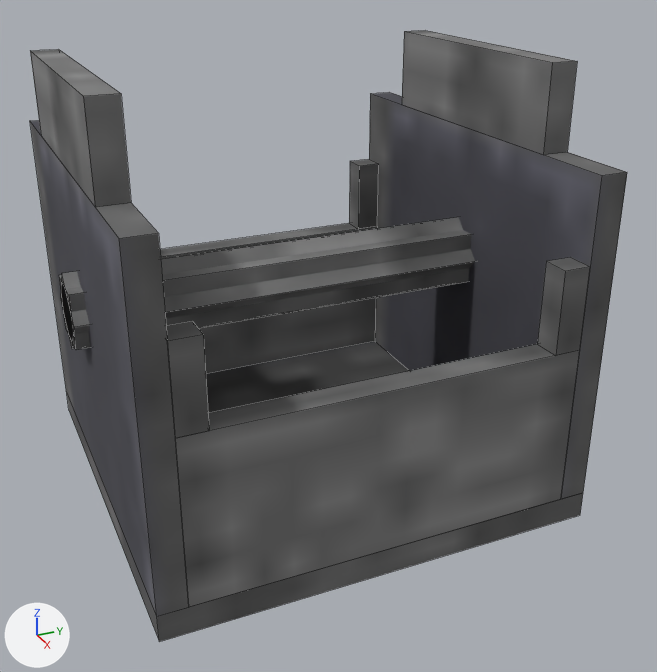
Before and after pictures for a commit that changed the OBJ model src/main/resources/assets/rotarycraft/models/legacy/shaft.obj.
Before and after are seen from a 50 mm lens placed at (2.367, -1.258, 1.263), pointed at (0.584, -0.456, 0.371). The lights are fixed; the arrows at lower left show +X, +Y and +Z. The picture after the commit comes second. Mesh edges are drawn as thin lines. Where no turn or scale is listed for an object, it has been applied to the vertices.

Names of what the first picture shows: 'shaft'.
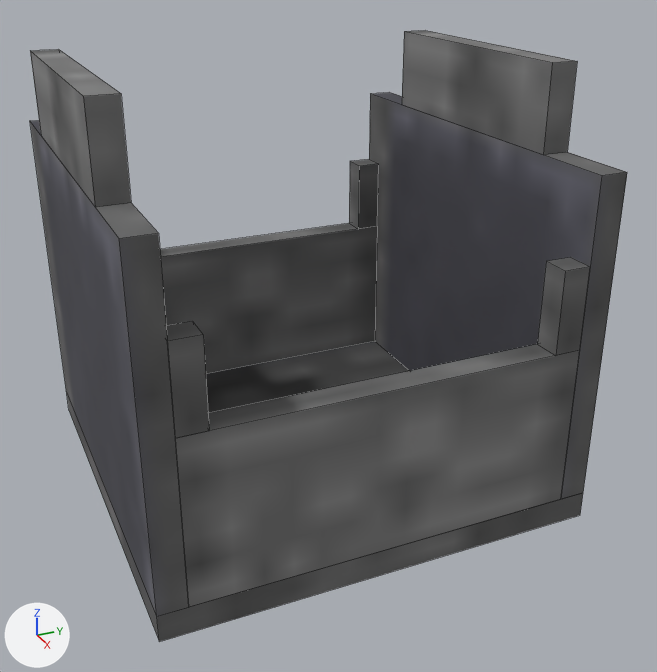
Boxes (x1, y1, x2, y2) around the edits, measured in the pictures (657 x 672 px):
part 1 of me_shaft, deleted
    before: (59, 230, 471, 350)
part 2 of me_shaft, deleted
    before: (60, 217, 475, 349)

What changed in the scene script:
```text
Change me_shaft:
    used by ob_shaft; location = (0.0, 0.0, 0.0)
    remove me_shaft.from_pydata(...)  # 88 vertices, 78 faces; spans x 0.0..1.0, y -1.031..0.031, z 0.0..1.0
    add me_shaft.from_pydata(...)  # 72 vertices, 66 faces; spans x 0.0..1.0, y -1.0..0.0, z 0.0..1.0
    me_shaft part 1: the loose piece of 8 vertices spanning x 0.438..0.562, y -1.031..0.031, z 0.438..0.563 is deleted
    me_shaft part 2: the loose piece of 8 vertices spanning x 0.411..0.587, y -1.031..0.031, z 0.412..0.588 is deleted
```
